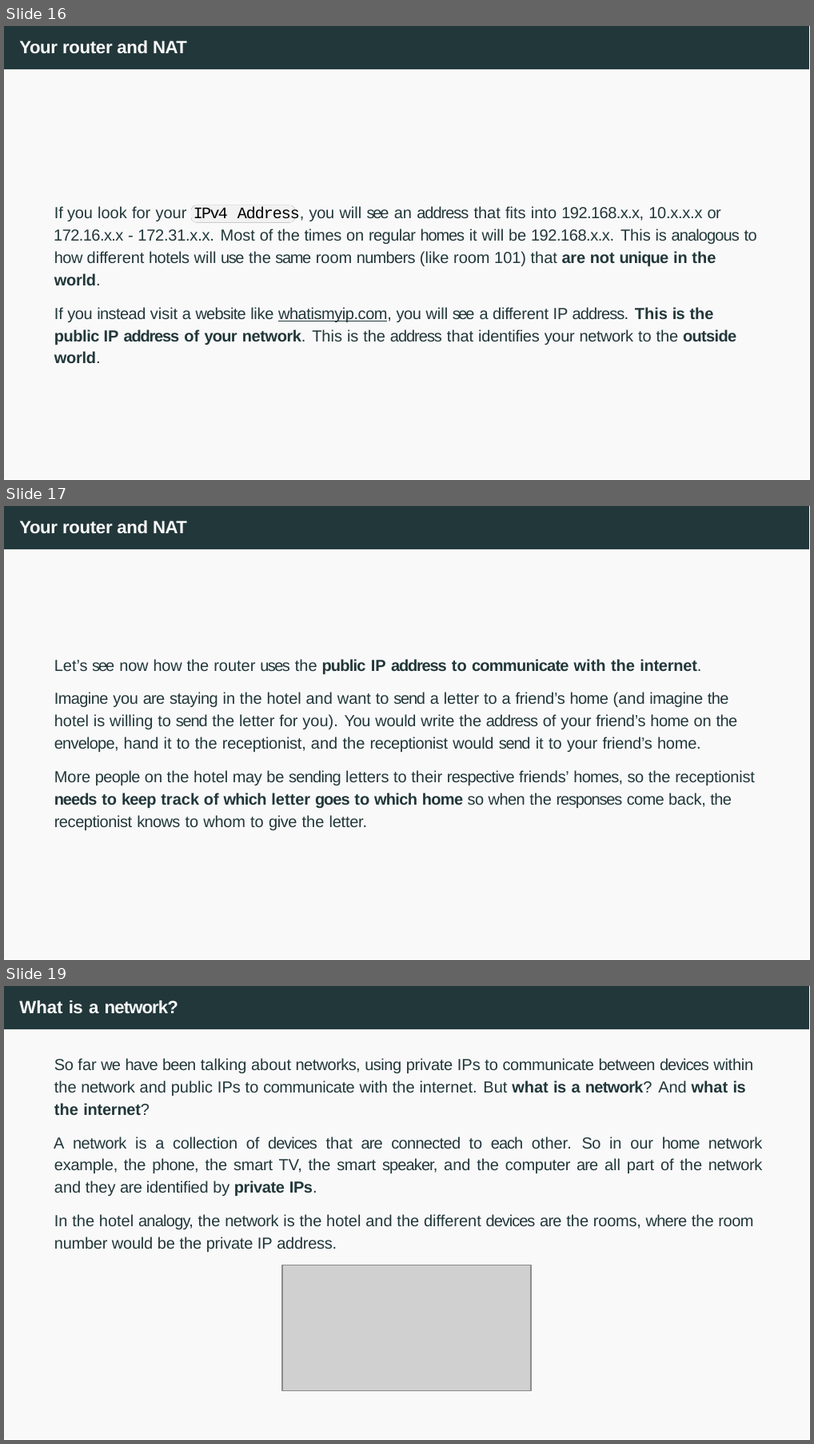
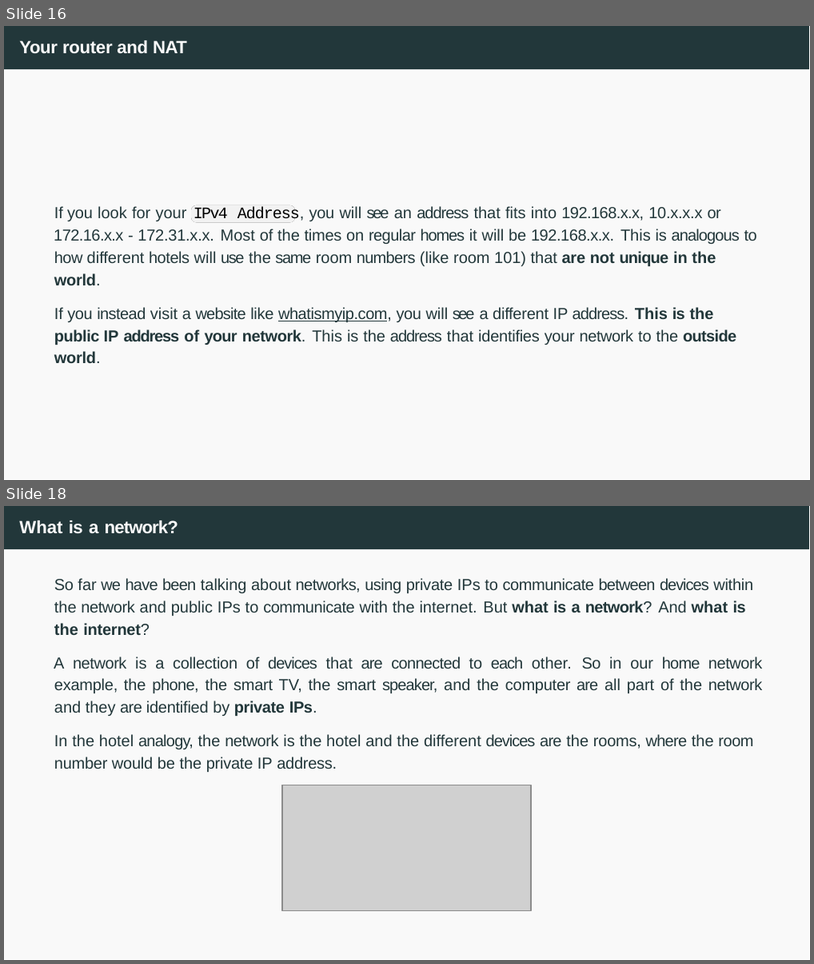
Before and after one commit to francescsolsonatehas/HPDCB, a slide deck: src/slides/Session 6 & 7 - AWS Networking-2026.pptx. Shown one above the other, each under a label of ours: slides 16, 17 and 19 before the commit, slides 16 and 18 after it; the slides between them are not shown. The pictures are 814x1444 and 814x964 pixels, drawn with LibreOffice and Linux fonts; fonts in the diff are those of the drawing; grey boxes stand for pictures. Boxes give left, top, right and bottom in pixels: in the first picture for what was removed or moved away, otherwise in the second. Text is boxed around its words. In the diff, an @@ line names an element or a change of style, - is before the commit and + after.

```diff
--- a/src/slides/Session 6 & 7 - AWS Networking-2026.pptx
+++ b/src/slides/Session 6 & 7 - AWS Networking-2026.pptx
@@ slide 17 removed at box(4, 506, 810, 960), background #FFFFFF; not listed: 2 template elements that a slide beside it also shows @@
@@ title removed at box(19, 520, 187, 534) @@
-Your router and NAT
@@ text removed at box(54, 659, 755, 830) @@
-Let’s see now how the router uses the public IP address to communicate with the internet.
-Imagine you are staying in the hotel and want to send a letter to a friend’s home (and imagine the hotel is willing to send the letter for you). You would write the address of your friend’s home on the envelope, hand it to the receptionist, and the receptionist would send it to your friend’s home.
-More people on the hotel may be sending letters to their respective friends’ homes, so the receptionist needs to keep track of which letter goes to which home so when the responses come back, the receptionist knows to whom to give the letter.
@@ what was slide 19 is now slide 18 @@
```
Also in this commit, not shown: 3 slides changed, 4 other slides removed, 1 other file.
